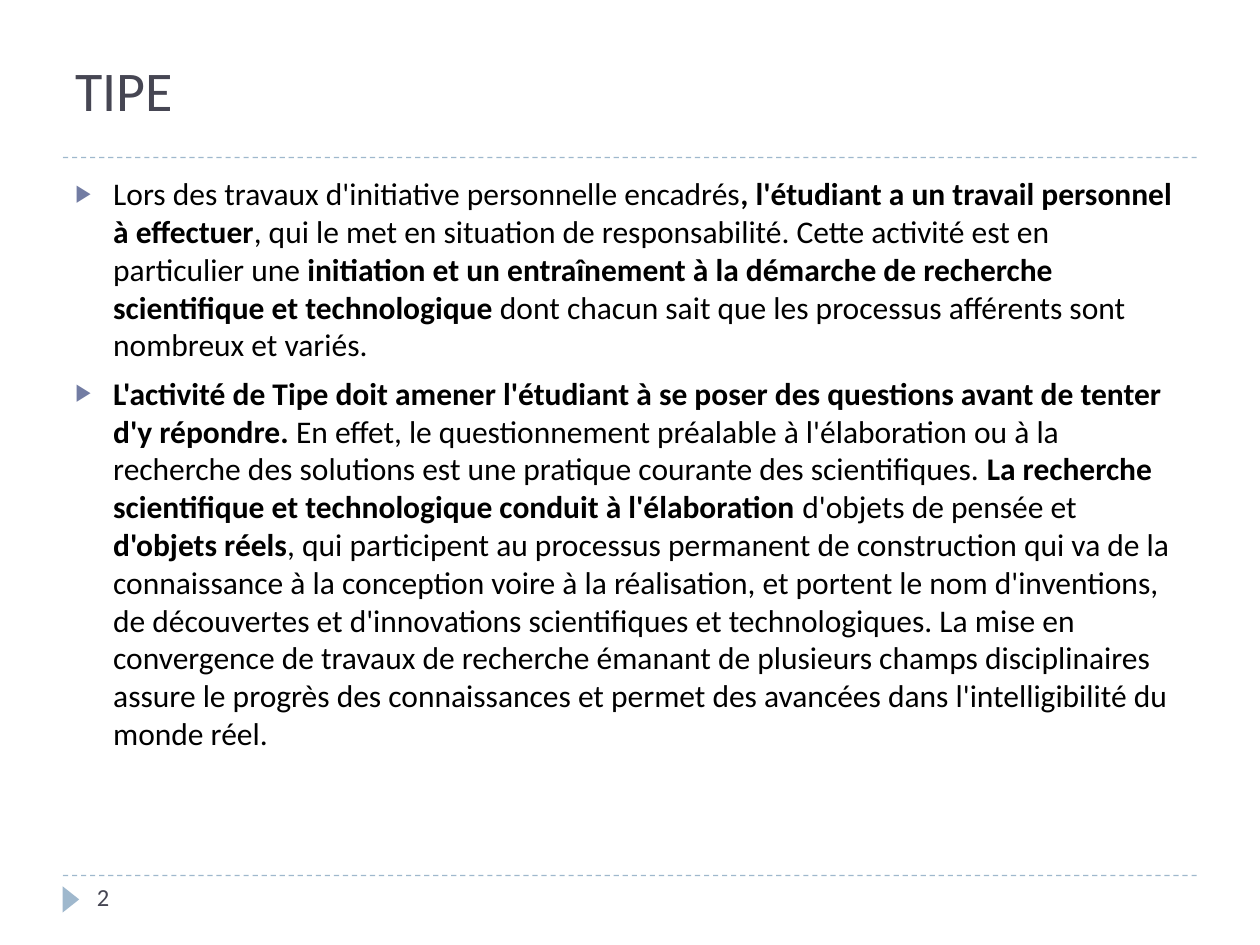
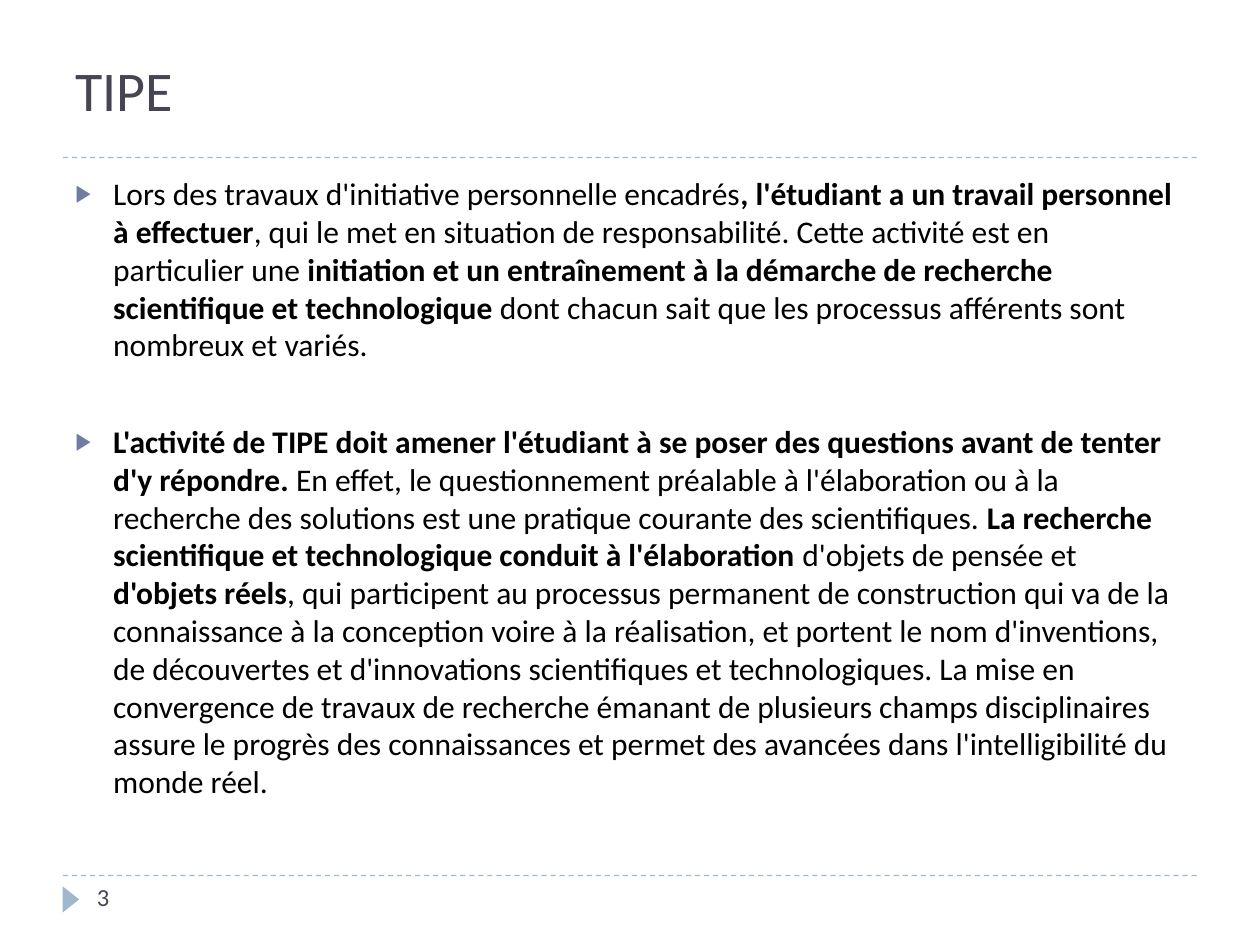
Before and after one commit to xpessoles/TIPE, a slide deck: slide 3 of Introduction_TIPE_2021_2022.pptx (slide 2 before the commit). Drawn at 1260x945 pixels with LibreOffice and Linux fonts; fonts in the diff are those of the drawing. Boxes give left, top, right and bottom in pixels: in the first picture for what was removed or moved away, otherwise in the second. Text is boxed around its words. In the diff, an @@ line names an element or a change of style, - is before the commit and + after.

```diff
--- a/Introduction_TIPE_2021_2022.pptx
+++ b/Introduction_TIPE_2021_2022.pptx
@@ text at (113,431,1169,794): text changed @@
-▶ L'activité de Tipe doit amener l'étudiant à se poser des questions avant de tenter d'y répondre. En effet, le questionnement préalable à l'élaboration ou à la recherche des solutions est une pratique courante des scientifiques. La recherche scientifique et technologique conduit à l'élaboration d'objets de pensée et d'objets réels, qui participent au processus permanent de construction qui va de la connaissance à la conception voire à la réalisation, et portent le nom d'inventions, de découvertes et d'innovations scientifiques et technologiques. La mise en convergence de travaux de recherche émanant de plusieurs champs disciplinaires assure le progrès des connaissances et permet des avancées dans l'intelligibilité du monde réel.
+▶ L'activité de TIPE doit amener l'étudiant à se poser des questions avant de tenter d'y répondre. En effet, le questionnement préalable à l'élaboration ou à la recherche des solutions est une pratique courante des scientifiques. La recherche scientifique et technologique conduit à l'élaboration d'objets de pensée et d'objets réels, qui participent au processus permanent de construction qui va de la connaissance à la conception voire à la réalisation, et portent le nom d'inventions, de découvertes et d'innovations scientifiques et technologiques. La mise en convergence de travaux de recherche émanant de plusieurs champs disciplinaires assure le progrès des connaissances et permet des avancées dans l'intelligibilité du monde réel.
@@ page number at (97,890,109,906): text changed @@
-2
+3
```
Also in this commit, not shown: 4 other slides changed, 2 slides added, 1 slide removed.
